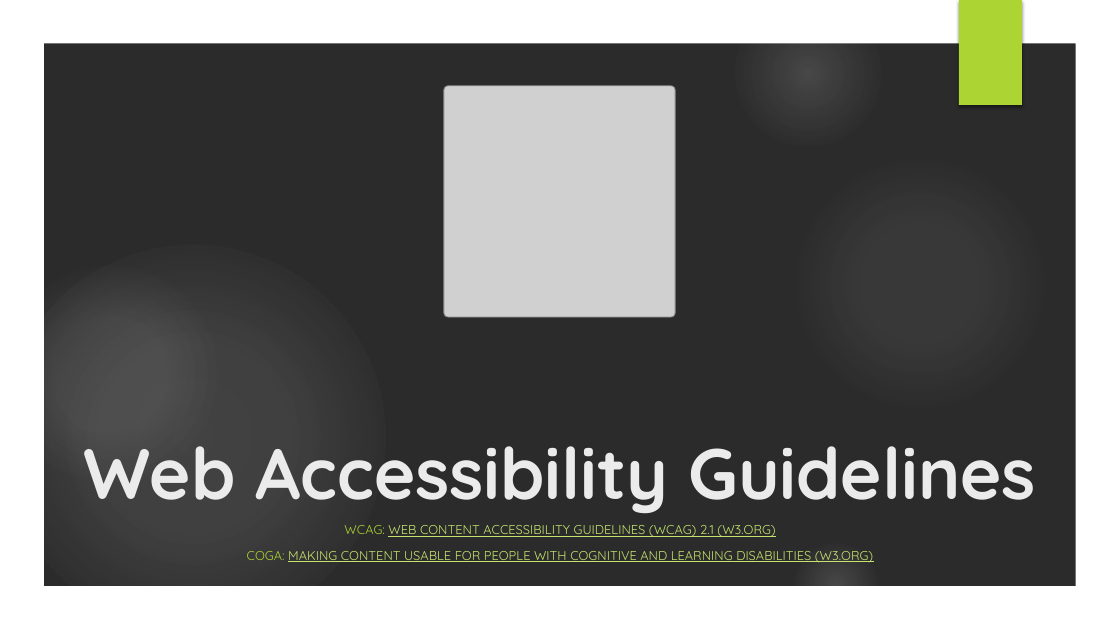
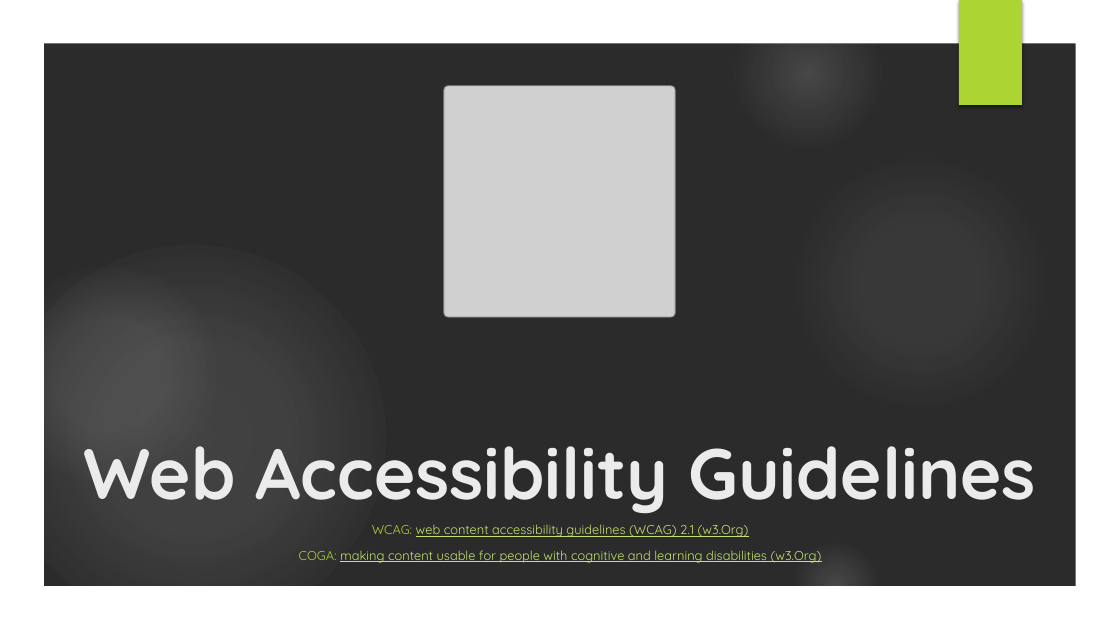
Before and after one commit to owenniblock/owenniblock, a slide deck: slide 33 of talks/id24 - ND Web Design.pptx. Drawn at 1120x630 pixels with LibreOffice and Linux fonts; fonts in the diff are those of the drawing; grey boxes stand for pictures; background and template pictures are left out; a plain dark background stands for a picture behind light text. Boxes give left, top, right and bottom in pixels: in the first picture for what was removed or moved away, otherwise in the second. Text is boxed around its words. In the diff, an @@ line names an element or a change of style, - is before the commit and + after.

```diff
--- a/talks/id24 - ND Web Design.pptx
+++ b/talks/id24 - ND Web Design.pptx
@@ subtitle at box(299, 524, 822, 563): text changed @@
-WCAG: WEB CONTENT ACCESSIBILITY GUIDELINES (WCAG) 2.1 (W3.ORG)
-COGA: MAKING CONTENT USABLE FOR PEOPLE WITH COGNITIVE AND LEARNING DISABILITIES (W3.ORG)
+WCAG: web content accessibility guidelines (WCAG) 2.1 (w3.Org)
+COGA: making content usable for people with cognitive and learning disabilities (w3.Org)
```
Also in this commit, not shown: 21 other slides changed.
